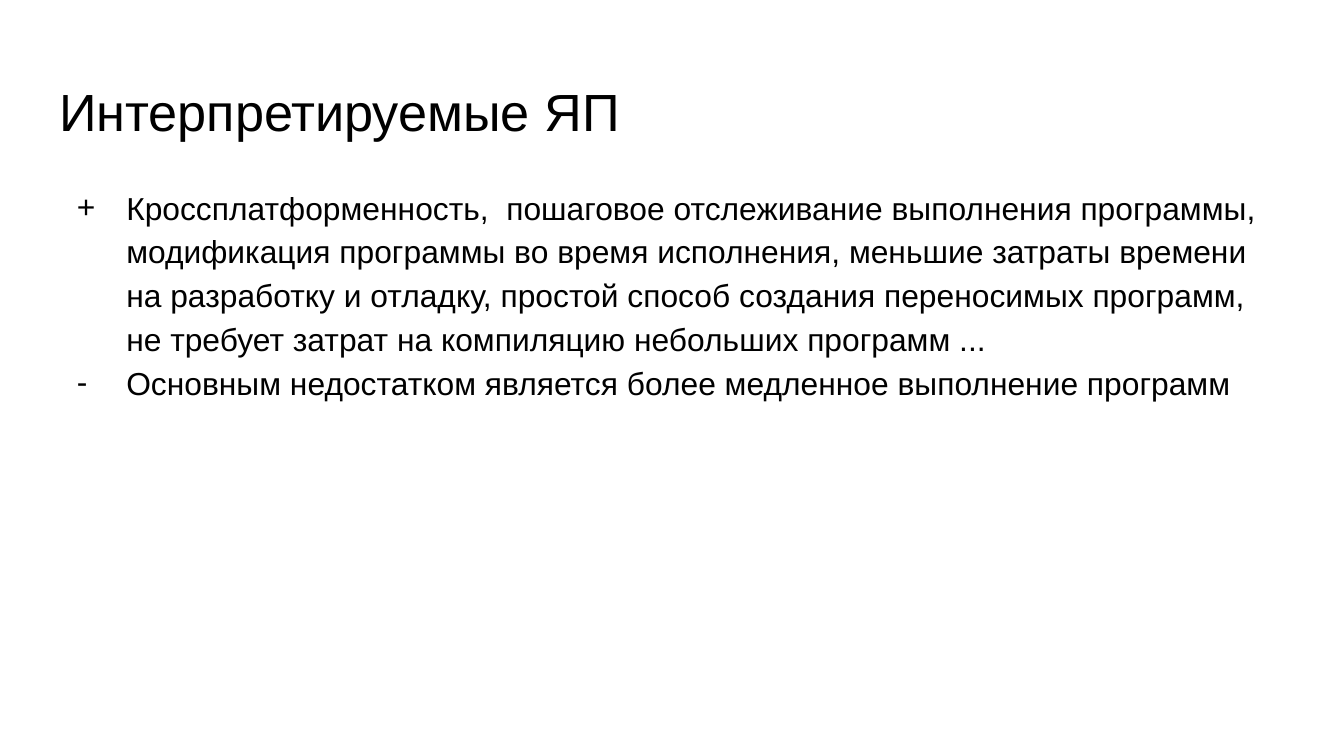
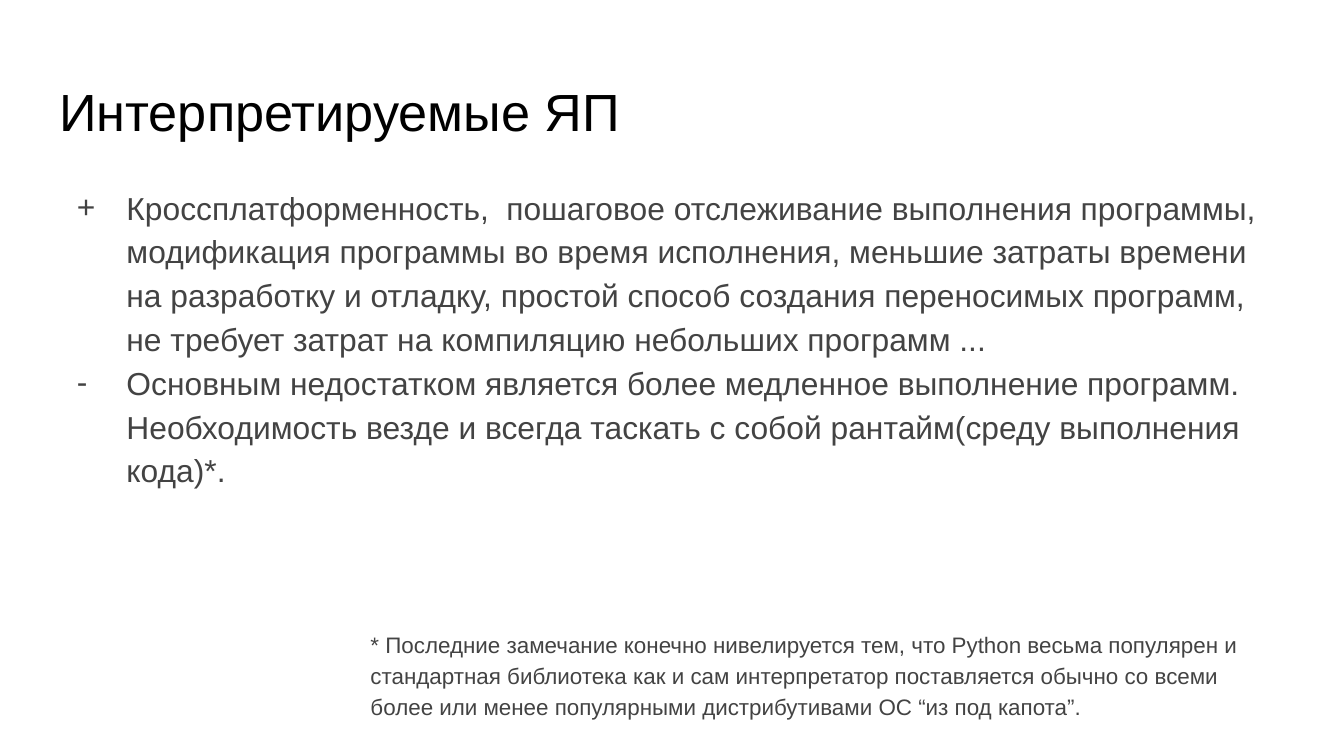
Before and after one commit to skhayrulin/python_course, a slide deck: slide 18 of lecture/Lecture1.pptx (slide 10 before the commit). Drawn at 1344x756 pixels with LibreOffice and Linux fonts; fonts in the diff are those of the drawing. Boxes give left, top, right and bottom in pixels: in the first picture for what was removed or moved away, otherwise in the second. Text is boxed around its words. In the diff, an @@ line names an element or a change of style, - is before the commit and + after.

```diff
--- a/lecture/Lecture1.pptx
+++ b/lecture/Lecture1.pptx
@@ text at bbox=[126, 197, 1256, 357]: text colour #000000 to #434343 in "Кроссплатформенность, пошаговое отслеживание выполнения прог ..."; bullet colour #000000 to #434343 @@
@@ text at bbox=[126, 372, 1239, 488]: text changed; text colour #000000 to #434343 @@
-– Основным недостатком является более медленное выполнение программ
+– Основным недостатком является более медленное выполнение программ. Необходимость везде и всегда таскать с собой рантайм(среду выполнения кода)*.
@@ text added at bbox=[370, 636, 1236, 720], 12 pt, text #434343 @@
+* Последние замечание конечно нивелируется тем, что Python весьма популярен и стандартная библиотека как и сам интерпретатор поставляется обычно со всеми более или менее популярными дистрибутивами ОС “из под капота”.
```
Also in this commit, not shown: 9 other slides changed, 22 slides added, 3 slides removed, 1 other file.
